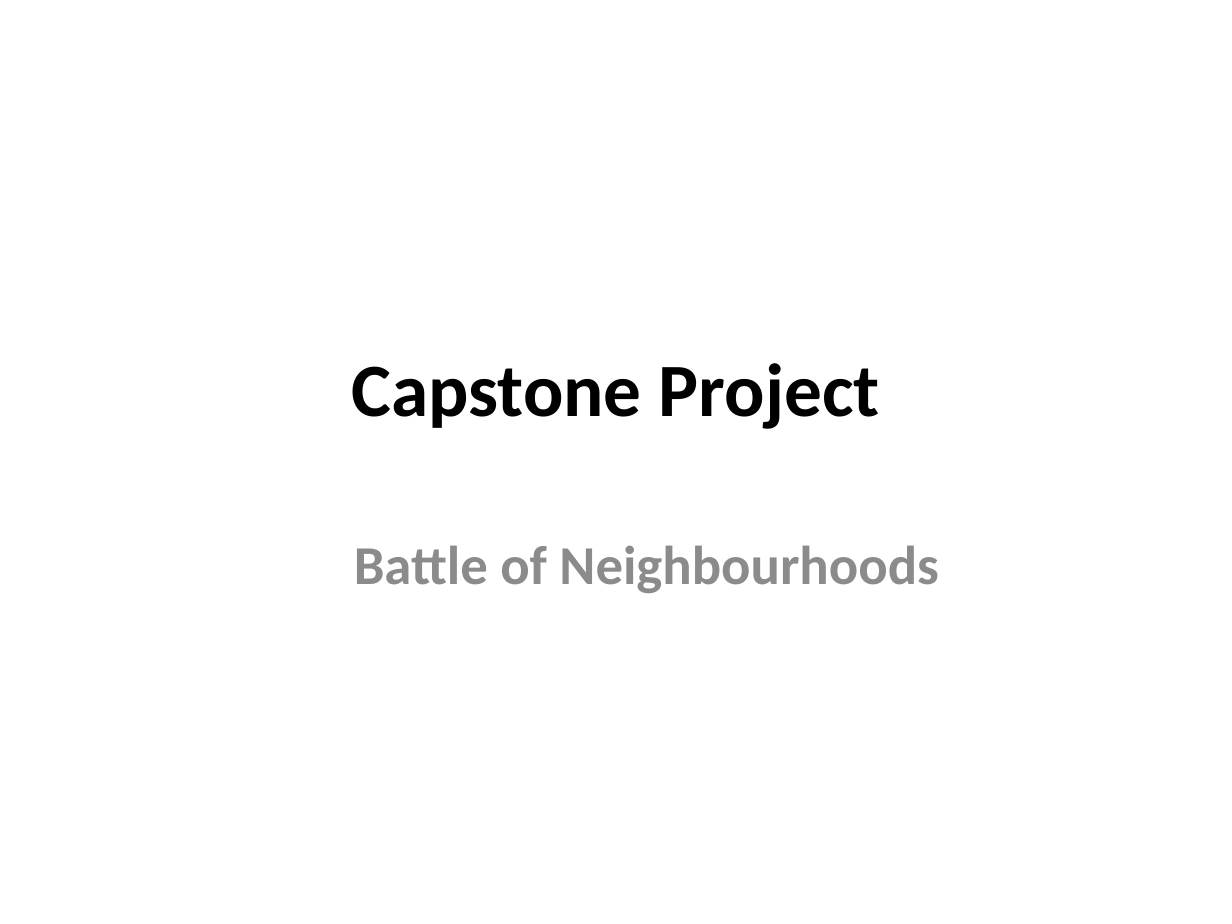
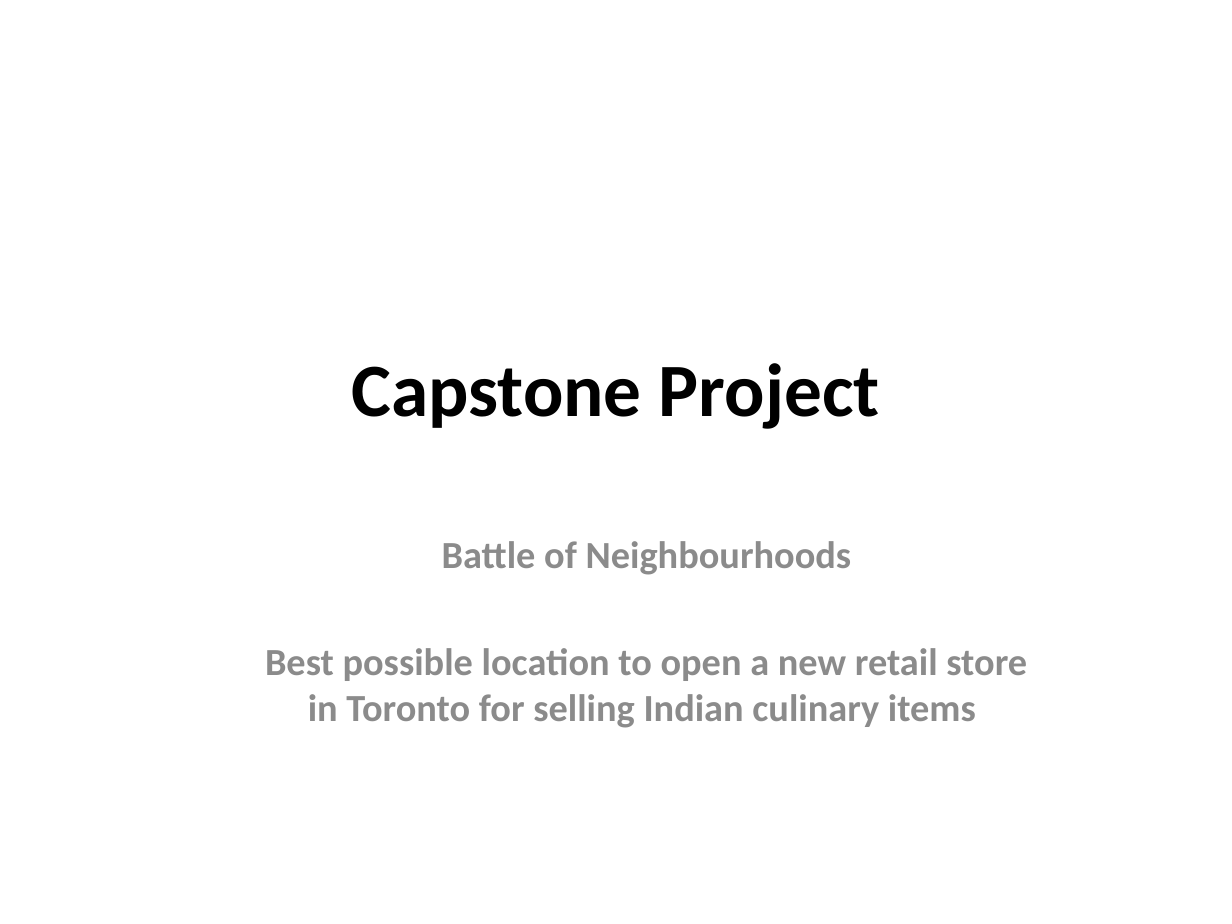
Before and after one commit to mukgithub/Coursera_Capstone, a slide deck: slide 1 of Capstone.pptx. Drawn at 1232x924 pixels with LibreOffice and Linux fonts; fonts in the diff are those of the drawing. Boxes give left, top, right and bottom in pixels: in the first picture for what was removed or moved away, otherwise in the second. Text is boxed around its words. In the diff, an @@ line names an element or a change of style, - is before the commit and + after.

```diff
--- a/Capstone.pptx
+++ b/Capstone.pptx
@@ subtitle at <box>442,541,852,575</box>: size 32 to 22.4 pt in "Battle of Neighbourhoods"; less space between paragraphs @@
@@ subtitle at <box>265,648,1027,728</box>: paragraph added @@
+Best possible location to open a new retail store in Toronto for selling Indian culinary items
```
Also in this commit, not shown: 3 other slides changed, 8 slides added.
